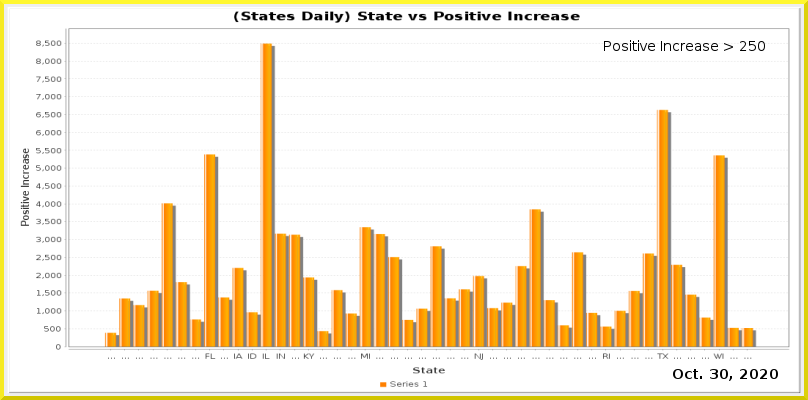
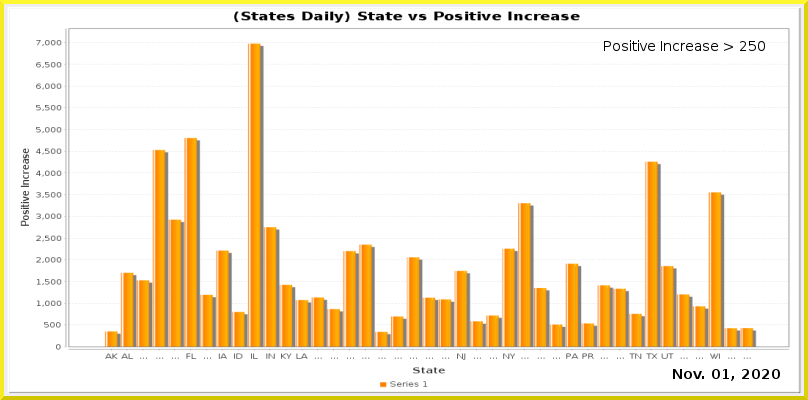
Layers edited between the first and the second 808 × 400 image:
painted on "Current Date" over [673, 369, 780, 381]
painted on "Date_vs_TestIncrease.png" over [36, 40, 788, 360]
